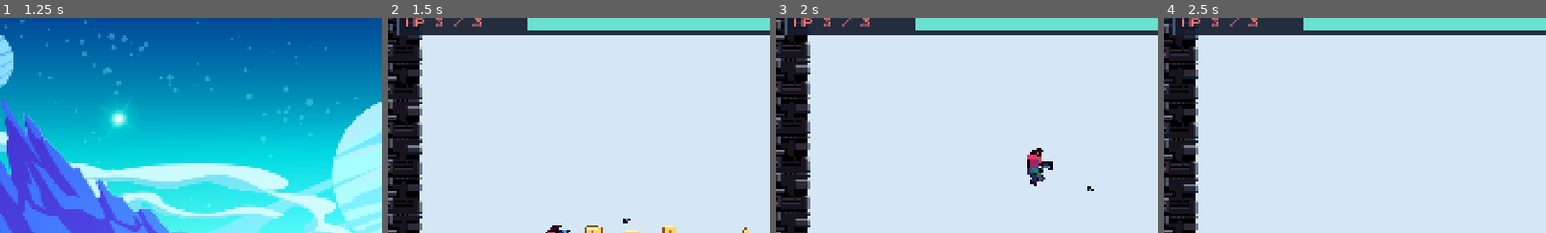
Above: before the commit, frames 1-4 (left to right).
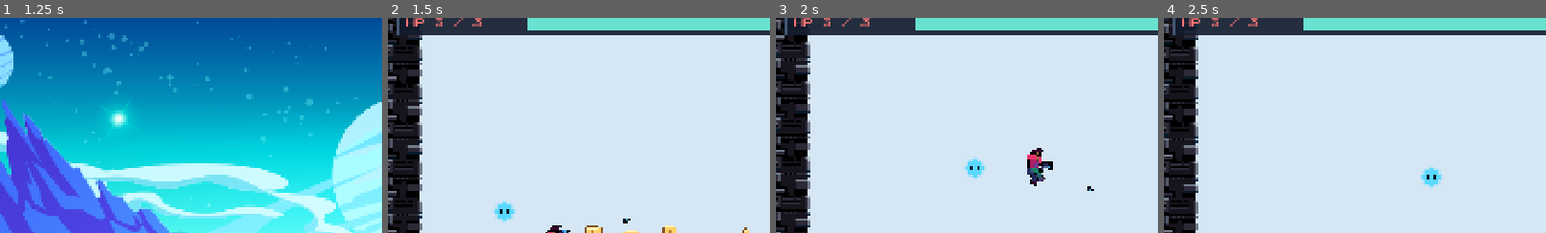
Above: after the commit, the same moments.

Repository: jross-iscteiul/gamejam2026
Game: Godot game, scene res://ui/menus/main_menu.tscn
Two runs of this game, one before a commit and one after it. Both use one fixed random seed, a clock stepped at 60 frames per second and the inputs below. Sound files missing from this copy of the repository are replaced by a short silence.
Inputs (mouse positions are % of the whole screen's width and height, from its top left):
- Up to frame 1 (1.25 s): click "NEW GAME" at 0.5 s
- Up to frame 2 (1.5 s): tap Enter at 1.25 s; move the mouse to (72, 45) at 1.27 s; press the mouse at (72, 45) at 1.28 s; hold D (move_right) from 1.28 s (still down)
- Up to frame 3 (2 s): keep holding D (move_right); tap Space (jump) at 1.52 s
- Up to frame 4 (2.5 s): release D (move_right) at 2 s; release the mouse at (72, 45) at 2 s; drag from (30, 55) to (37, 74) at 2.02 s
The pictures show only the part of the screen within x 1-51%, y 7-57%; the shares and areas given below are measured in that part.

Frame 1 is identical in both runs. In frame 2, 0.4% of the frame differs, in the area x 27-34%, y 84-96%; in frame 3, 0.4%; in frame 4, 0.4%.

Commit message:
[jarvis] add skeleton: follow, disabled tint, spawn in levels

Diff:
--- /dev/null
+++ b/characters/jarvis/jarvis.gd
@@ -0,0 +1,50 @@
+class_name Jarvis
+extends Node2D
+## Package 2 sidekick. Follows the player; later steps add shooting, abilities,
+## speech bubble, moods and sounds. Visual is a code-drawn placeholder (see Body).
+
+@export_group("Follow")
+@export var follow_offset: Vector2 = Vector2(-20.0, -28.0) # x is mirrored by player facing
+@export var follow_speed: float = 6.0 # lerp weight per second
+@export var snap_distance: float = 400.0 # teleport when farther (respawn)
+
+@export_group("Look")
+@export var disabled_color: Color = Color(0.45, 0.45, 0.5)
+
+var player: Node2D
+
+@onready var body: Node2D = $Body
+
+
+func _ready() -> void:
+	add_to_group("jarvis")
+	GameState.jarvis_enabled_changed.connect(_on_enabled_changed)
+	_find_player()
+	if player:
+		global_position = _target_position()
+	_on_enabled_changed(GameState.jarvis_enabled)
+
+
+func _process(delta: float) -> void:
+	if not is_instance_valid(player) and not _find_player():
+		return
+	var target := _target_position()
+	if global_position.distance_to(target) > snap_distance:
+		global_position = target
+	else:
+		global_position = global_position.lerp(target, 1.0 - exp(-follow_speed * delta))
+
+
+func _find_player() -> bool:
+	player = get_tree().get_first_node_in_group("player") as Node2D
+	return player != null
+
+
+func _target_position() -> Vector2:
+	var facing: int = player.get("facing") if player.get("facing") != null else 1
+	return player.global_position + Vector2(follow_offset.x * facing, follow_offset.y)
+
+
+func _on_enabled_changed(enabled: bool) -> void:
+	body.modulate = Color.WHITE if enabled else disabled_color
+	body.queue_redraw()
--- /dev/null
+++ b/characters/jarvis/jarvis.tscn
@@ -0,0 +1,11 @@
+[gd_scene format=3]
+
+[ext_resource type="Script" path="res://characters/jarvis/jarvis.gd" id="1_jarvis"]
+[ext_resource type="Script" path="res://characters/jarvis/jarvis_body.gd" id="2_body"]
+
+[node name="Jarvis" type="Node2D"]
+z_index = 5
+script = ExtResource("1_jarvis")
+
+[node name="Body" type="Node2D" parent="."]
+script = ExtResource("2_body")
--- /dev/null
+++ b/characters/jarvis/jarvis_body.gd
@@ -0,0 +1,13 @@
+extends Node2D
+## Placeholder JARVIS art: a glowing orb with eyes. Replace with a sprite later.
+
+@export var radius: float = 7.0
+@export var color: Color = Color(0.35, 0.85, 1.0)
+@export var eye_color: Color = Color(0.05, 0.1, 0.2)
+
+
+func _draw() -> void:
+	draw_circle(Vector2.ZERO, radius + 2.0, Color(color, 0.25))
+	draw_circle(Vector2.ZERO, radius, color)
+	draw_rect(Rect2(-3.0, -2.0, 2.0, 3.0), eye_color)
+	draw_rect(Rect2(1.0, -2.0, 2.0, 3.0), eye_color)
--- a/levels/shared/level.gd
+++ b/levels/shared/level.gd
@@ -3,6 +3,7 @@
 
 @export var number := 1
 @export var sky := Color(0.835, 0.902, 0.961)
+@export var jarvis_scene: PackedScene = preload("res://characters/jarvis/jarvis.tscn")
 
 @onready var camera: Camera2D = $Player/Camera2D
 
@@ -14,6 +15,8 @@
 	var size: Vector2i = $Tiles.tile_set.tile_size
 	lock_camera(Rect2(used.position * size, used.size * size))
 	camera.reset_smoothing()
+	if jarvis_scene and number in range(1, 5):
+		add_child(jarvis_scene.instantiate())
 
 
 func lock_camera(rect: Rect2) -> void:
--- /dev/null
+++ b/tests/jarvis/test_jarvis.gd
@@ -0,0 +1,50 @@
+extends Node
+# Headless check for the JARVIS skeleton: spawns in levels, follows the player, reacts to trust.
+# Run:  godot --headless --path . res://tests/jarvis/test_jarvis.tscn
+var _t := 0
+var _failed := false
+
+
+func _ready() -> void:
+	_begin.call_deferred()
+
+
+func _begin() -> void:
+	GameState.reset_run()
+	get_tree().current_scene = null
+	get_tree().change_scene_to_file("res://levels/level_01/level_01.tscn")
+
+
+func _physics_process(_delta: float) -> void:
+	var s := get_tree().current_scene
+	if s == null:
+		return
+	_t += 1
+	var jarvis := get_tree().get_first_node_in_group("jarvis") as Node2D
+	var player := get_tree().get_first_node_in_group("player") as Node2D
+	if _t == 2:
+		_check(jarvis != null, "JARVIS spawns in level 1")
+		if jarvis == null:
+			return _finish()
+		_check(jarvis.global_position.distance_to(player.global_position) < 60.0, "JARVIS starts next to the player")
+		jarvis.global_position += Vector2(150, 0)
+	if _t == 90:
+		_check(jarvis.global_position.distance_to(player.global_position) < 60.0, "JARVIS catches up with the player")
+		player.global_position += Vector2(1000, 0)
+	if _t == 92:
+		_check(jarvis.global_position.distance_to(player.global_position) < 60.0, "JARVIS snaps to a far-away player")
+		GameState.trust = 0.0
+		_check(jarvis.get_node("Body").modulate != Color.WHITE, "JARVIS greys out at zero trust")
+		GameState.trust = 50.0
+		_check(jarvis.get_node("Body").modulate == Color.WHITE, "JARVIS recovers when trust returns")
+		_finish()
+
+
+func _check(ok: bool, label: String) -> void:
+	print("PASS " if ok else "FAIL ", label)
+	_failed = _failed or not ok
+
+
+func _finish() -> void:
+	set_physics_process(false)
+	get_tree().quit(1 if _failed else 0)
--- /dev/null
+++ b/tests/jarvis/test_jarvis.tscn
@@ -0,0 +1,6 @@
+[gd_scene format=3]
+
+[ext_resource type="Script" path="res://tests/jarvis/test_jarvis.gd" id="1"]
+
+[node name="TestJarvis" type="Node"]
+script = ExtResource("1")
Not shown, added: characters/jarvis/jarvis.gd.uid
Not shown, added: characters/jarvis/jarvis_body.gd.uid
Not shown, added: tests/jarvis/test_jarvis.gd.uid
Not shown, changed: .github/workflows/deploy.yml
Not shown, changed: README.md
